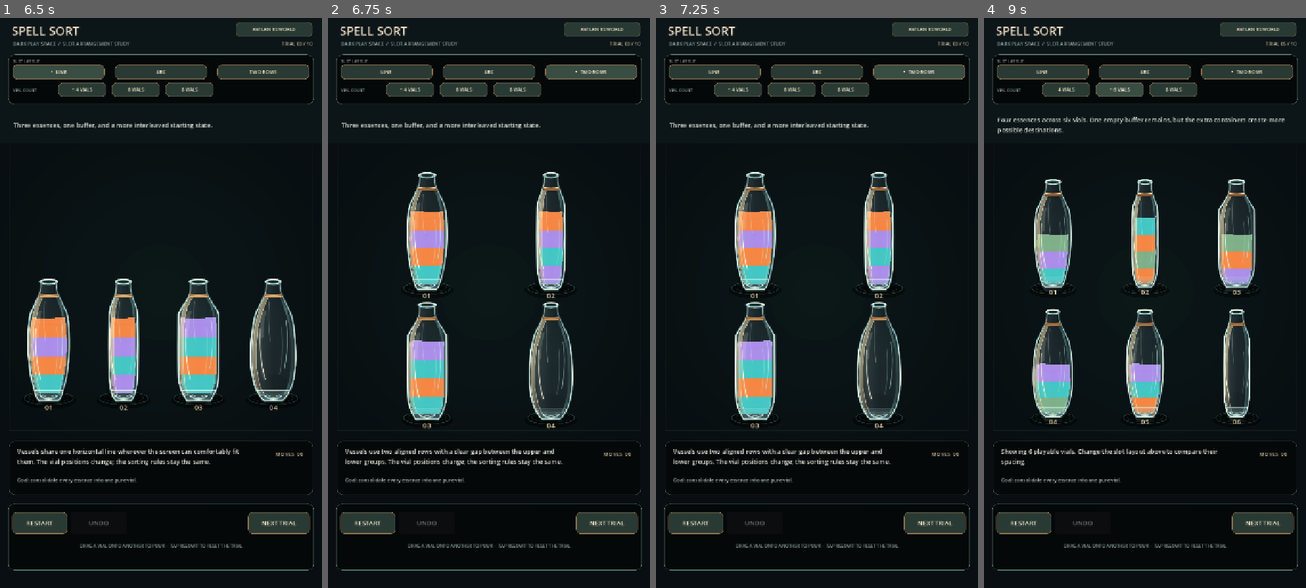
Above: before the commit, frames 1-4 (left to right).
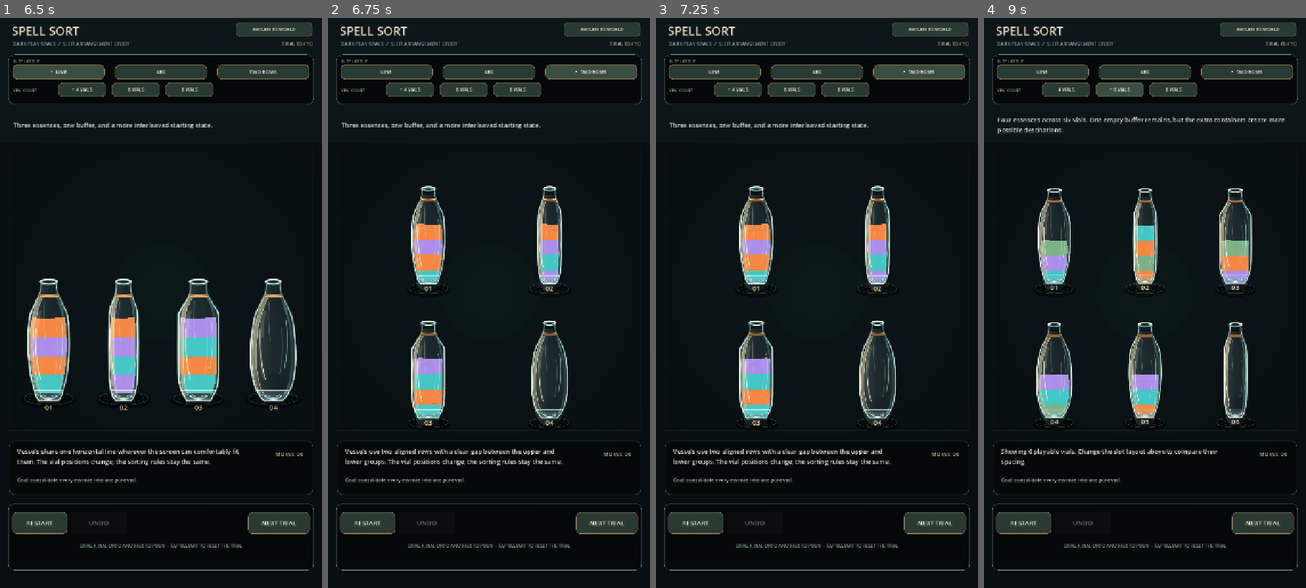
Above: after the commit, the same moments.

Repository: Kryodo/spell-sort-game
Game: Godot game, scene res://scenes/dark_sorting_slots_prototype.tscn
The game is run twice, just before and just after one commit, with the same random seed, the same clock (stepped at 60 frames per second) and the same inputs. This scene is started directly instead of the project's main scene.
Inputs:
- Up to frame 1 (6.5 s): click "RESTART" at 0.5 s; click "RESTART" at 1.25 s; click "RESTART" at 2 s; click "NEXT TRIAL" at 2.75 s; click "NEXT TRIAL" at 3.5 s; click "• LINE" at 4.25 s; click "ARC" at 5 s; click "LINE" at 5.75 s
- Up to frame 2 (6.75 s): click "TWO ROWS" at 6.5 s
- Up to frame 3 (7.25 s): no input
- Up to frame 4 (9 s): click "• TWO ROWS" at 7.25 s; click "• 4 VIALS" at 8 s; click "6 VIALS" at 8.75 s

Frame 1 is identical in both runs. In frame 2, 6.2% of the frame differs, in the area x 23-77%, y 27-73%; in frame 3, 6.2%; in frame 4, 6.5%, in the area x 14-86%, y 28-72%.

Commit message:
Prevent overlap between draggable vial hit regions

Diff:
--- a/scripts/dark_sorting_slots_prototype.gd
+++ b/scripts/dark_sorting_slots_prototype.gd
@@ -340,8 +340,8 @@
 				var scale_value: float = 1.0 if count == 4 else 0.84
 				_place_vial_row(0, count, scale_value, 856.0, markers, 0.0, 48.0)
 			else:
-				_place_vial_row(0, 4, 0.80, 610.0, markers, 0.0, 22.0)
-				_place_vial_row(4, 4, 0.80, 900.0, markers, 0.0, 22.0)
+				_place_vial_row(0, 4, 0.80, 600.0, markers, 0.0, 22.0)
+				_place_vial_row(4, 4, 0.80, 910.0, markers, 0.0, 22.0)
 		"rows":
 			_place_two_rows(count, markers, false)
 		_:
@@ -349,8 +349,8 @@
 				var scale_value: float = 1.0 if count == 4 else 0.84
 				_place_vial_row(0, count, scale_value, 856.0, markers)
 			else:
-				_place_vial_row(0, 4, 0.80, 610.0, markers)
-				_place_vial_row(4, 4, 0.80, 900.0, markers)
+				_place_vial_row(0, 4, 0.80, 600.0, markers)
+				_place_vial_row(4, 4, 0.80, 910.0, markers)
 
 	_slot_surface.configure(markers)
 
@@ -362,15 +362,15 @@
 	var scale_value: float
 	match count:
 		4:
-			scale_value = 0.96
+			scale_value = 0.80
 		6:
-			scale_value = 0.88
+			scale_value = 0.78
 		_:
-			scale_value = 0.80
+			scale_value = 0.72
 
 	_place_vial_row(0, upper_count, scale_value, 610.0, markers, 20.0 if staggered else 0.0)
 	if lower_count > 0:
-		_place_vial_row(upper_count, lower_count, scale_value, 900.0, markers, -20.0 if staggered else 0.0)
+		_place_vial_row(upper_count, lower_count, scale_value, 910.0, markers, -20.0 if staggered else 0.0)
 
 
 func _place_vial_row(
